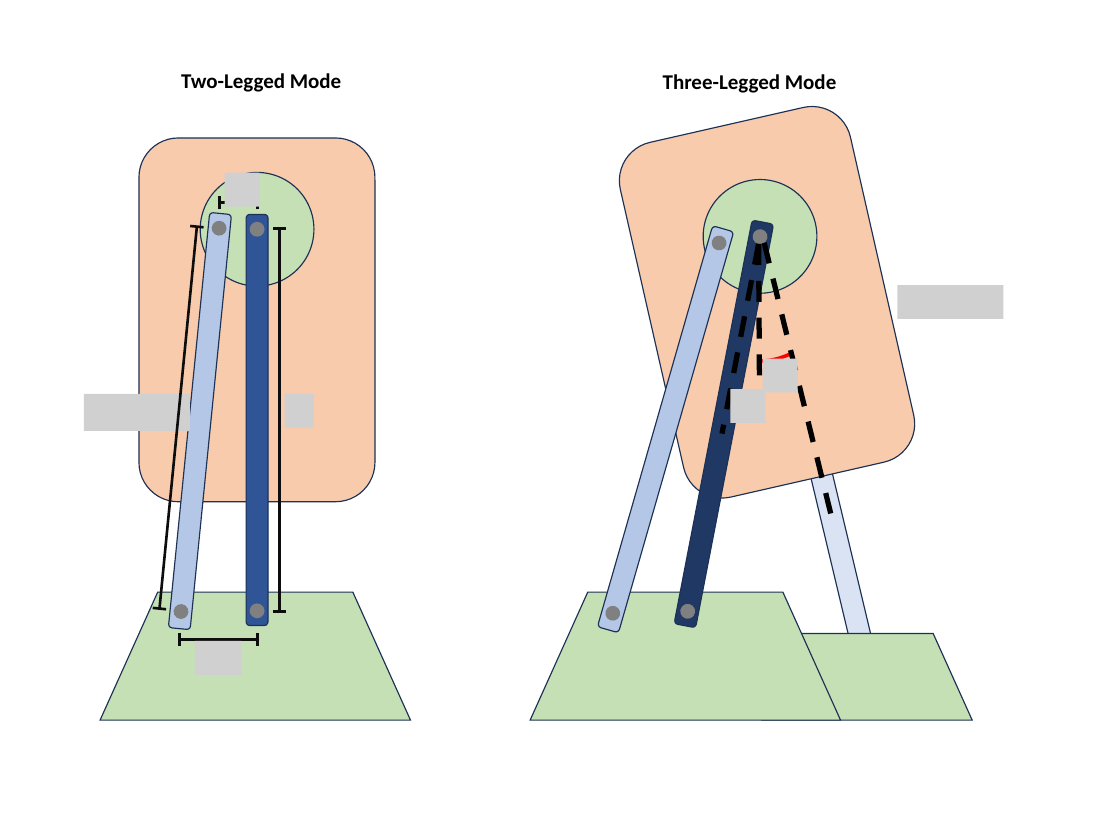
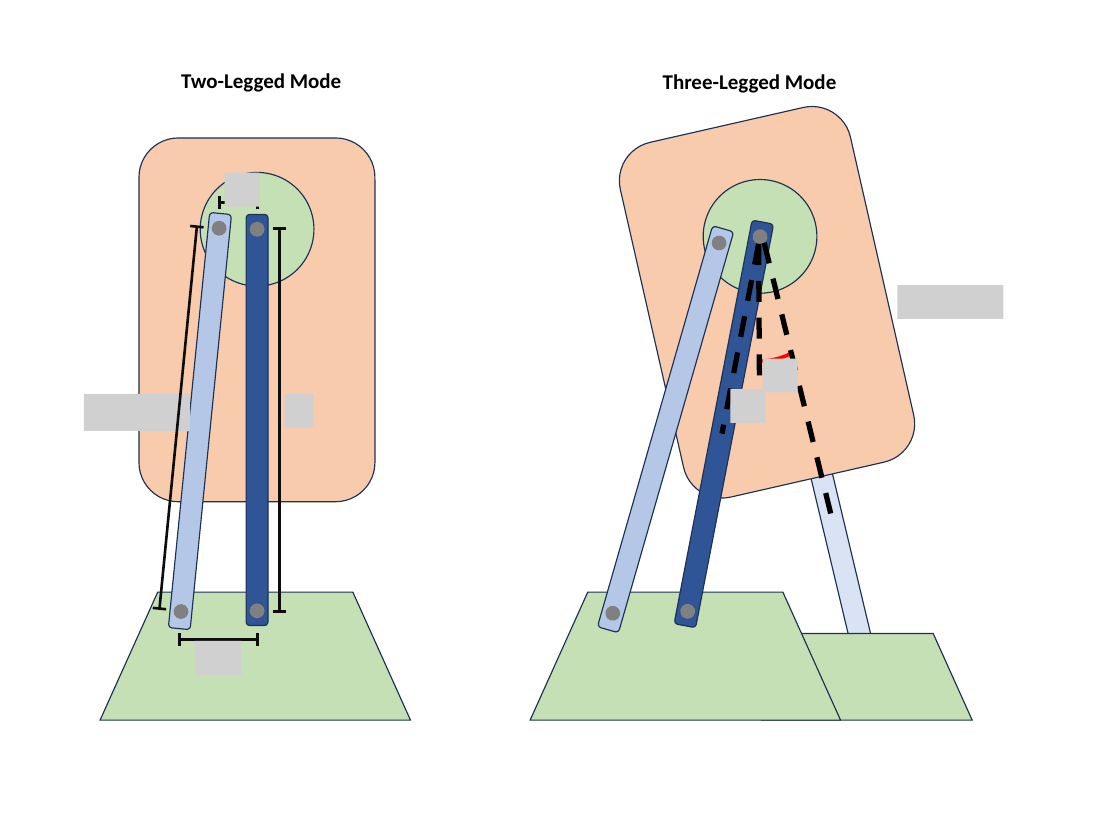
Before and after one commit to michaellu2019/michaellu2019.github.io, a slide deck: slide 2 of src/assets/images/project-assets/can/6.330 - Final Project Diagrams.pptx. Drawn at 1120x840 pixels with LibreOffice and Linux fonts; fonts in the diff are those of the drawing; grey boxes stand for pictures. Boxes give left, top, right and bottom in pixels: in the first picture for what was removed or moved away, otherwise in the second. Text is boxed around its words. In the diff, an @@ line names an element or a change of style, - is before the commit and + after.

```diff
--- a/src/assets/images/project-assets/can/6.330 - Final Project Diagrams.pptx
+++ b/src/assets/images/project-assets/can/6.330 - Final Project Diagrams.pptx
@@ rounded rectangle at [674,221,773,628]: fill #203864 to #2F5597 @@
```
Also in this commit, not shown: 3 slides added, 10 other files.
